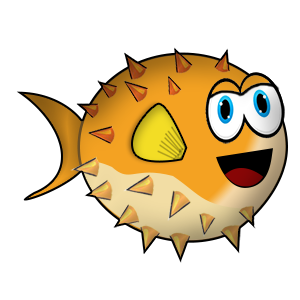
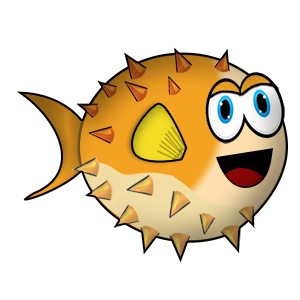
Revision of a layered 300px x 300px image; what changed, layer by layer:
removed group "Group 3" (36 layers) over left=129, top=58, right=261, bottom=237
removed group "Upper spikes" (8 layers) from group "Group 3" over left=209, top=58, right=232, bottom=145
removed layer "Layer 5 copy 7" from group "Upper spikes" over left=214, top=59, right=232, bottom=73
removed group "Lower spikes" (10 layers) from group "Group 3" over left=129, top=156, right=236, bottom=237
removed layer "Layer 3 copy 2" from group "Lower spikes" over left=129, top=223, right=139, bottom=228
removed layer "Layer 3 copy 3" from group "Lower spikes" over left=140, top=228, right=161, bottom=237
removed group "Face" (9 layers) from group "Group 3" over left=205, top=72, right=261, bottom=188
removed group "Eyes" (6 layers) from group "Face" over left=214, top=72, right=261, bottom=144
removed layer "Layer 2 copy" from group "Eyes" over left=214, top=72, right=261, bottom=144
removed layer "Layer 2" from group "Eyes" over left=214, top=72, right=261, bottom=144
removed layer "Shape 3" from group "Face" over left=224, top=174, right=236, bottom=187
removed layer "Shape 2" from group "Face" over left=216, top=148, right=258, bottom=188
removed layer "Shape 5" from group "Group 3" over left=129, top=161, right=236, bottom=237
removed layer "Ellipse 1" from group "Group 3" over left=129, top=58, right=261, bottom=237
added layer "Group 3" above "Layer 1" over left=129, top=58, right=261, bottom=237
